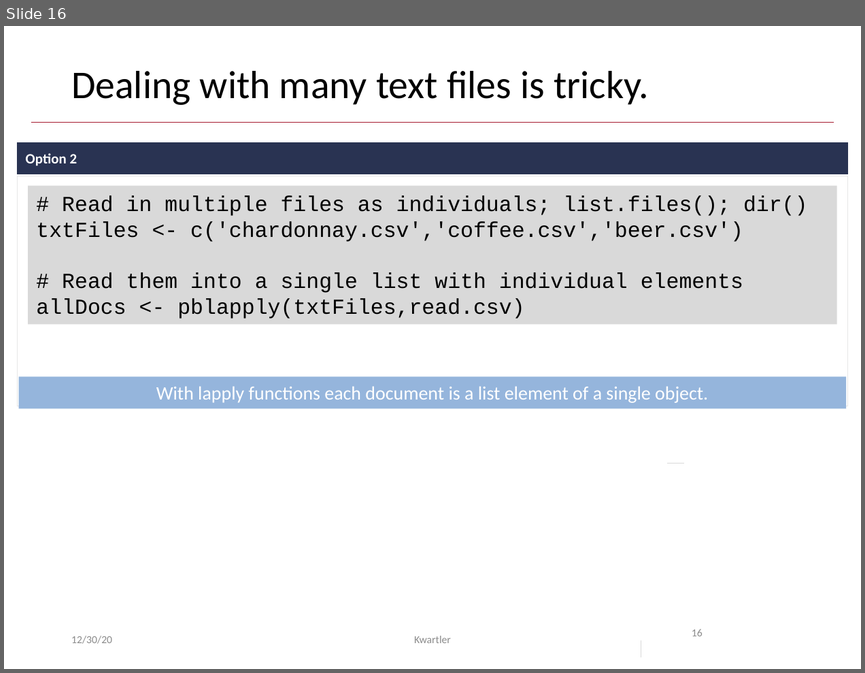
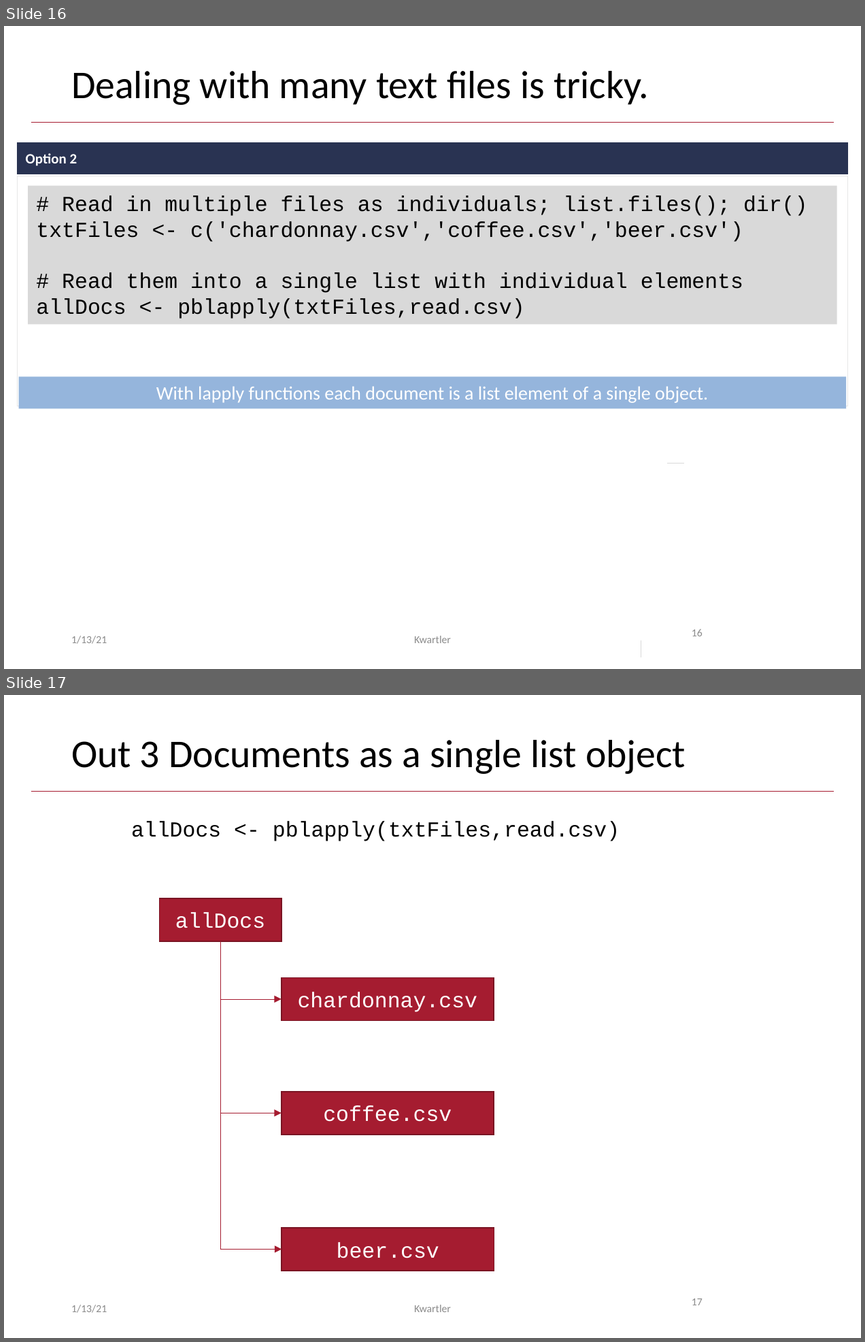
Before and after one commit to kwartler/hult_NLP_student, a slide deck: lessons/class3/Class3C_wordclouds.pptx. Shown one above the other, each under a label of ours: slide 16 before the commit, slides 16 and 17 after it. The pictures are 865x673 and 865x1342 pixels, drawn with LibreOffice and Linux fonts; fonts in the diff are those of the drawing. Boxes give left, top, right and bottom in pixels: in the first picture for what was removed or moved away, otherwise in the second. Text is boxed around its words. In the diff, an @@ line names an element or a change of style, - is before the commit and + after.

```diff
--- a/lessons/class3/Class3C_wordclouds.pptx
+++ b/lessons/class3/Class3C_wordclouds.pptx
@@ slide 17 added at (x1=4, y1=695, x2=861, y2=1338), background #FFFFFF; not listed: 1 template element that a slide beside it also shows @@
@@ title added at (x1=71, y1=740, x2=685, y2=774), 33 pt, text #000000 @@
+Out 3 Documents as a single list object
@@ text added at (x1=131, y1=821, x2=619, y2=841), 18 pt, text #000000 @@
+allDocs <- pblapply(txtFiles,read.csv)
@@ rectangle added at (x1=159, y1=898, x2=281, y2=941), fill #A51C30, outline #7A1524 1 pt, 18 pt, text #FFFFFF @@
+allDocs
@@ elbow arrow added from (220, 941) to (281, 999), #A51C30 0.5 pt @@
@@ elbow arrow added from (220, 941) to (281, 1113), #A51C30 0.5 pt @@
@@ elbow arrow added from (220, 941) to (281, 1249), #A51C30 0.5 pt @@
@@ rectangle added at (x1=281, y1=978, x2=494, y2=1021), fill #A51C30, outline #7A1524 1 pt, 18 pt, text #FFFFFF @@
+chardonnay.csv
@@ rectangle added at (x1=281, y1=1091, x2=494, y2=1134), fill #A51C30, outline #7A1524 1 pt, 18 pt, text #FFFFFF @@
+coffee.csv
@@ rectangle added at (x1=281, y1=1227, x2=494, y2=1270), fill #A51C30, outline #7A1524 1 pt, 18 pt, text #FFFFFF @@
+beer.csv
@@ text added at (x1=71, y1=1304, x2=107, y2=1312), 9 pt, text #8C8C8C @@
+1/13/21
@@ text added at (x1=414, y1=1304, x2=451, y2=1312), 9 pt, text #8C8C8C @@
+Kwartler
@@ page number added at (x1=691, y1=1298, x2=702, y2=1305), 9 pt, text #8C8C8C @@
+17
@@ slide 16 changed as well @@
@@ text at (x1=71, y1=635, x2=107, y2=643): text changed @@
-12/30/20
+1/13/21
```
Also in this commit, not shown: 28 other slides changed, 4 other slides added, 3 other files.
